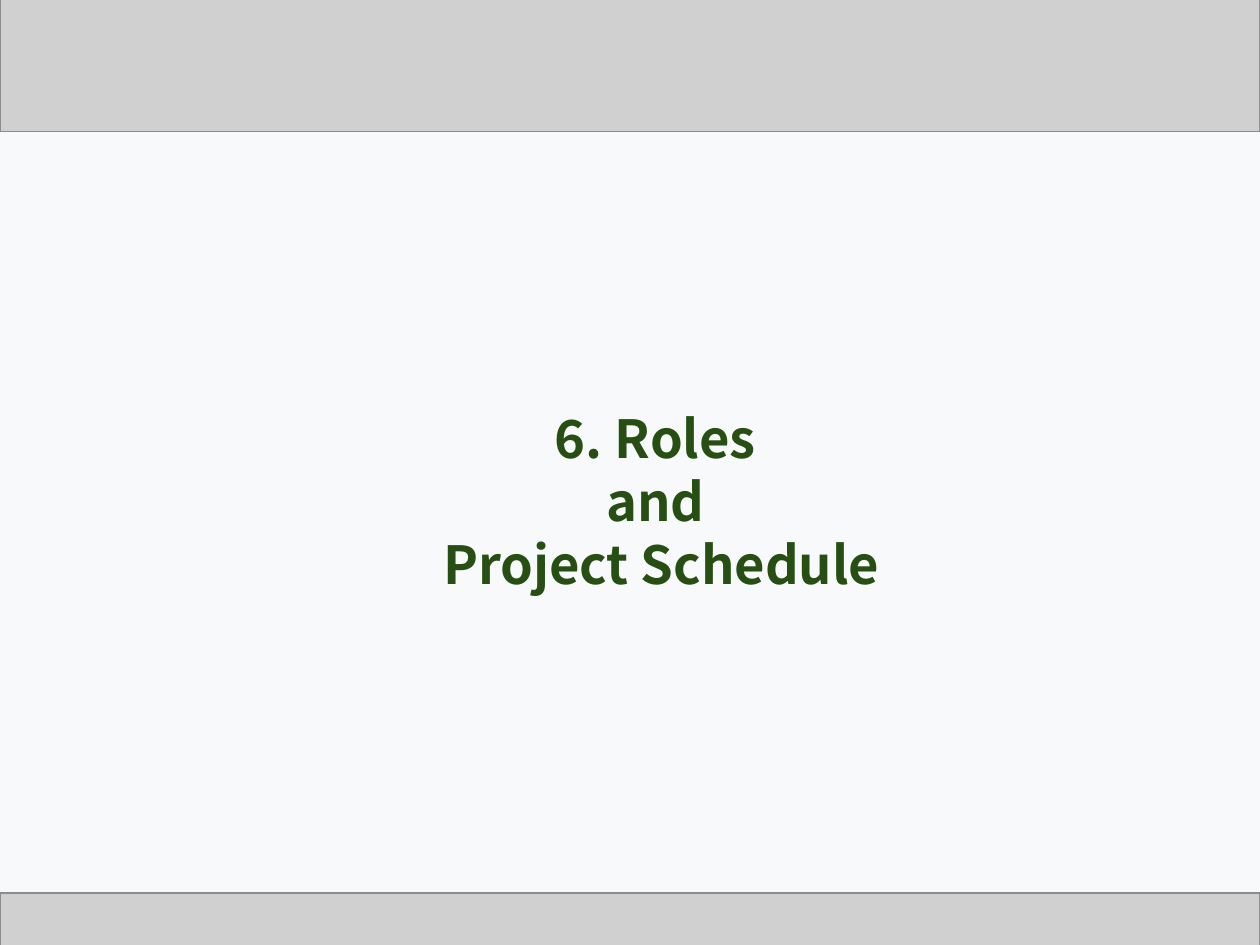
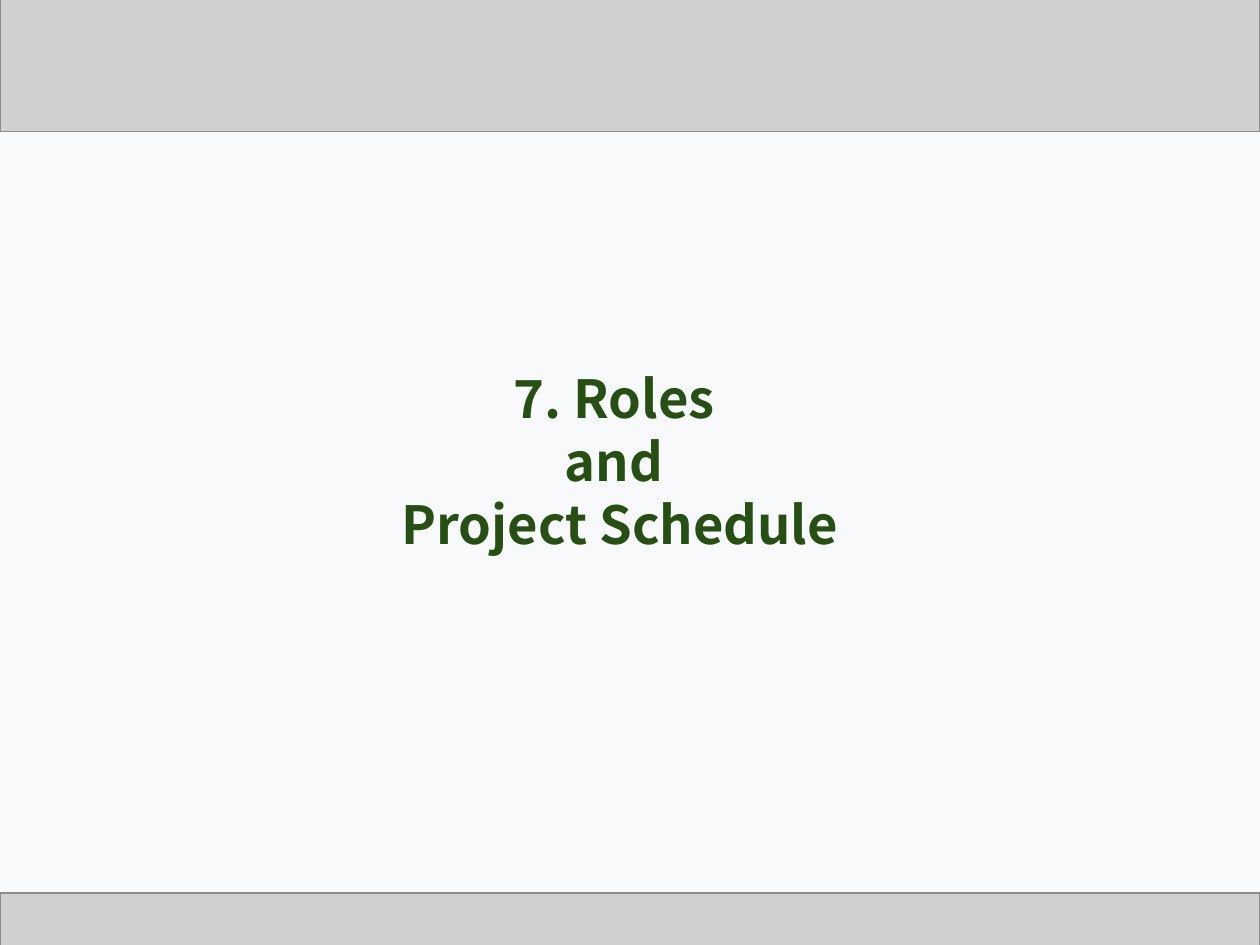
Before and after one commit to Team-GoNaMi/Docs, a slide deck: slide 22 of PPT/Team1_Presentation Material_3rd Week.pptx (slide 16 before the commit). Drawn at 1260x945 pixels with LibreOffice and Linux fonts; fonts in the diff are those of the drawing; grey boxes stand for pictures. Boxes give left, top, right and bottom in pixels: in the first picture for what was removed or moved away, otherwise in the second. Text is boxed around its words. In the diff, an @@ line names an element or a change of style, - is before the commit and + after.

```diff
--- a/PPT/Team1_Presentation Material_3rd Week.pptx
+++ b/PPT/Team1_Presentation Material_3rd Week.pptx
@@ text "7. Roles": place and size @@
-text "7. Roles" at (443, 416, 880, 596)
+text "7. Roles" at (402, 376, 838, 556)
@@ text at (514, 376, 715, 419): text changed @@
-6. Roles
+7. Roles
```
Also in this commit, not shown: 15 other slides changed, 6 slides added, 1 other file.
